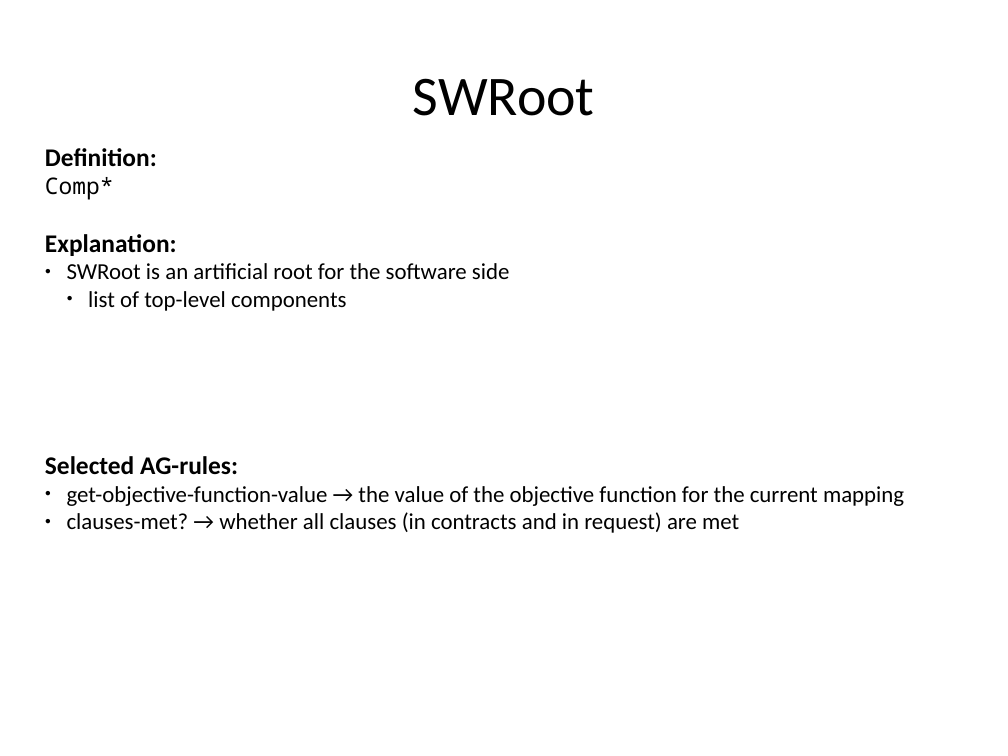
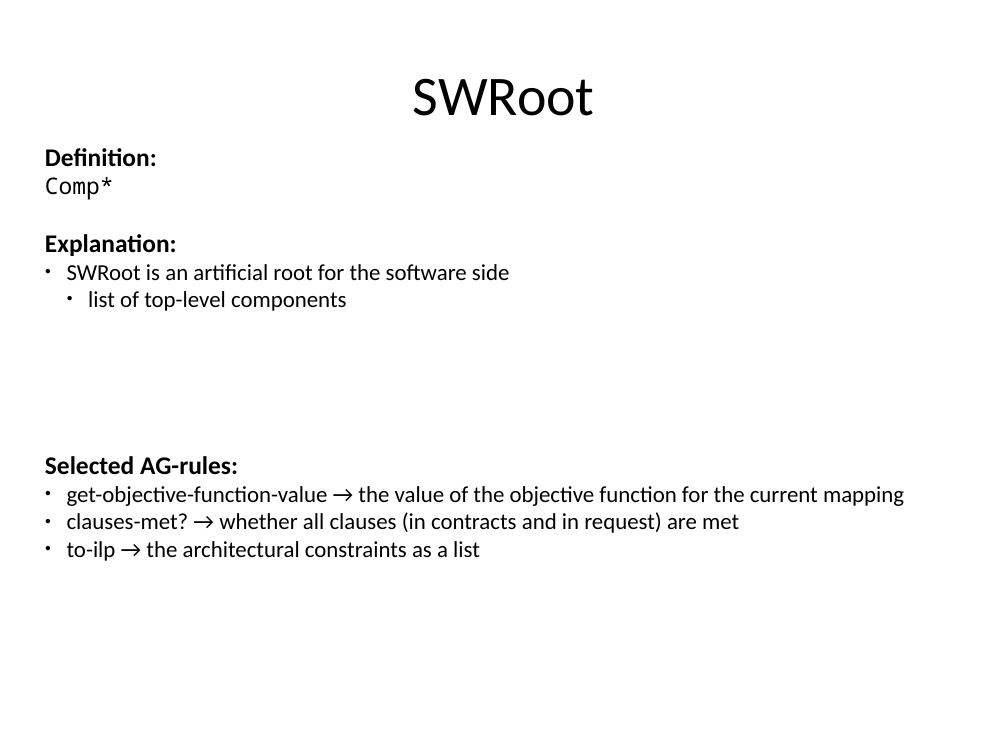
Before and after one commit to rene-schoene/racr-mquat, a slide deck: slide 14 of doc/the-model.odp. Drawn at 1008x756 pixels with LibreOffice and Linux fonts; fonts in the diff are those of the drawing. Boxes give left, top, right and bottom in pixels: in the first picture for what was removed or moved away, otherwise in the second. Text is boxed around its words. In the diff, an @@ line names an element or a change of style, - is before the commit and + after.

```diff
--- a/doc/the-model.odp
+++ b/doc/the-model.odp
@@ text at [67, 541, 480, 561]: paragraph added @@
+● to-ilp → the architectural constraints as a list
```
Also in this commit, not shown: 8 other slides changed, 1 slide added.
